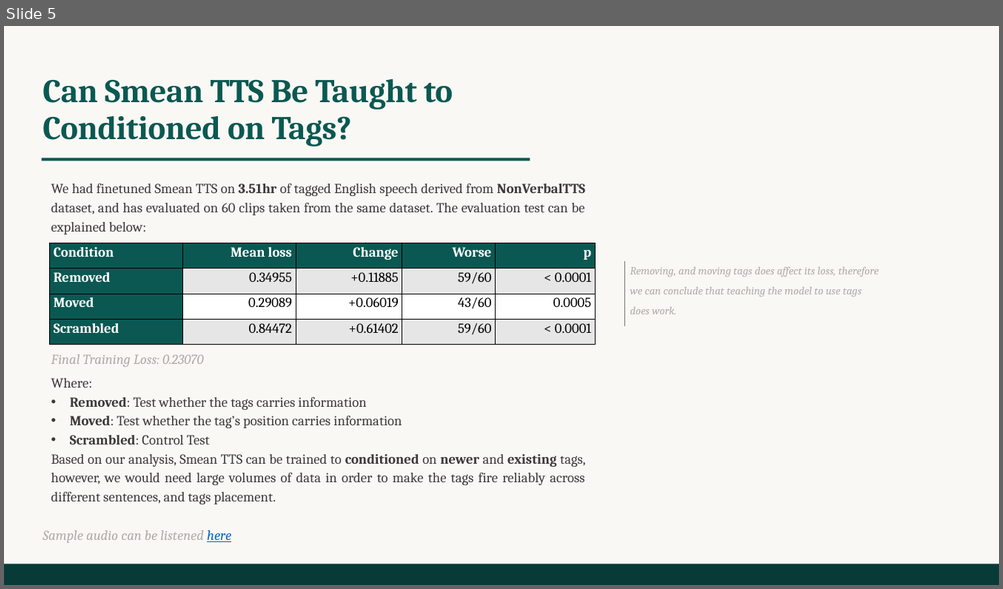
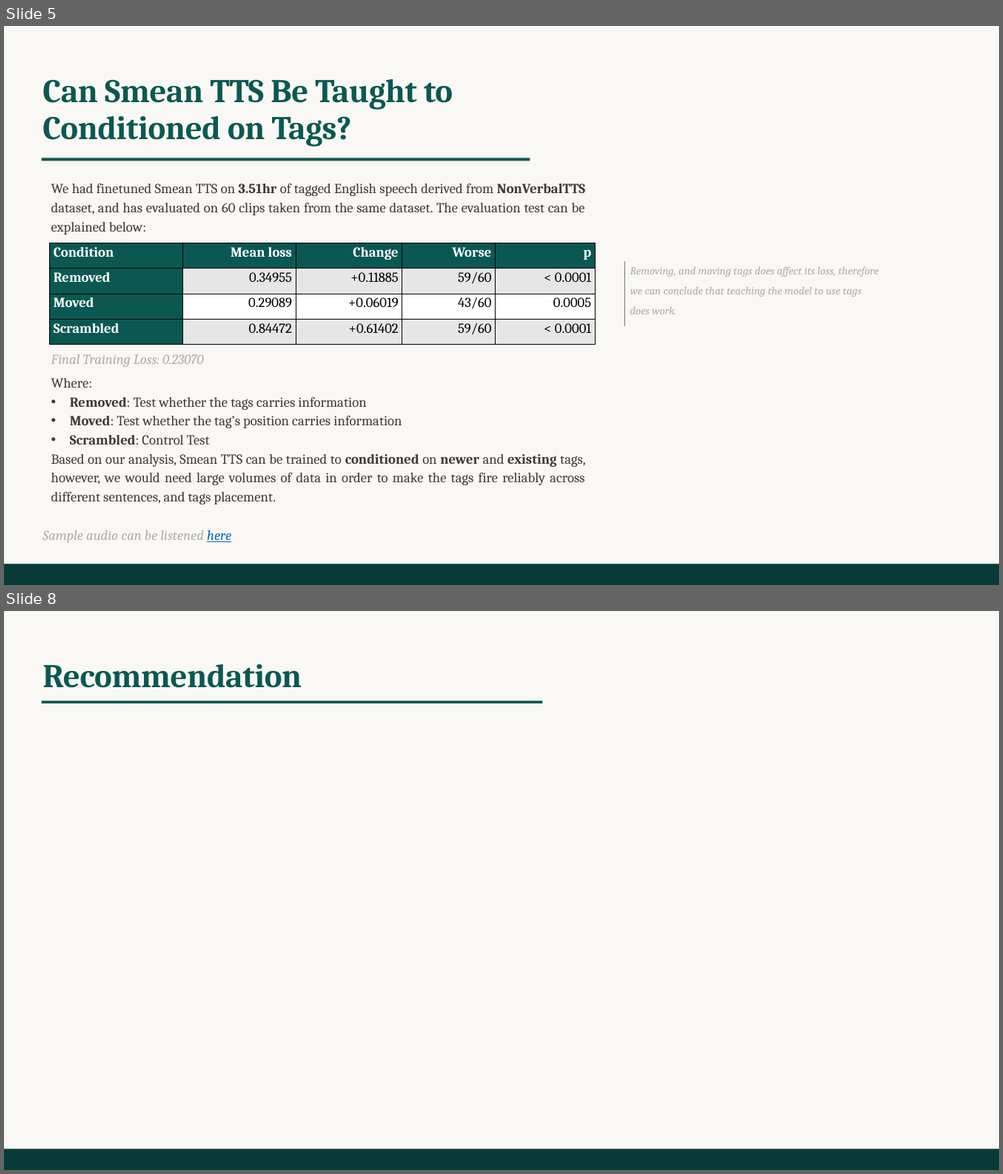
Before and after one commit to NDarayut/khmer-tts-research, a slide deck: reports/R&D_Weekly_Update.pptx. Shown one above the other, each under a label of ours: slide 5 before the commit, slides 5 and 8 after it; the slides between them are not shown. The pictures are 1003x589 and 1003x1174 pixels, drawn with LibreOffice and Linux fonts; fonts in the diff are those of the drawing. Boxes give left, top, right and bottom in pixels: in the first picture for what was removed or moved away, otherwise in the second. Text is boxed around its words. In the diff, an @@ line names an element or a change of style, - is before the commit and + after.

```diff
--- a/reports/R&D_Weekly_Update.pptx
+++ b/reports/R&D_Weekly_Update.pptx
@@ slide 8 added at (x1=4, y1=611, x2=999, y2=1170), background #FAF8F4 @@
@@ text added at (x1=42, y1=664, x2=301, y2=688), 48 pt, text #0B5852, bold @@
+Recommendation
@@ rectangle added at (x1=41, y1=701, x2=542, y2=703), fill #0B5852 @@
@@ rectangle added at (x1=4, y1=1149, x2=999, y2=1170), fill #083B37 @@
```
Also in this commit, not shown: 1 slide changed, 1 other slide added.
